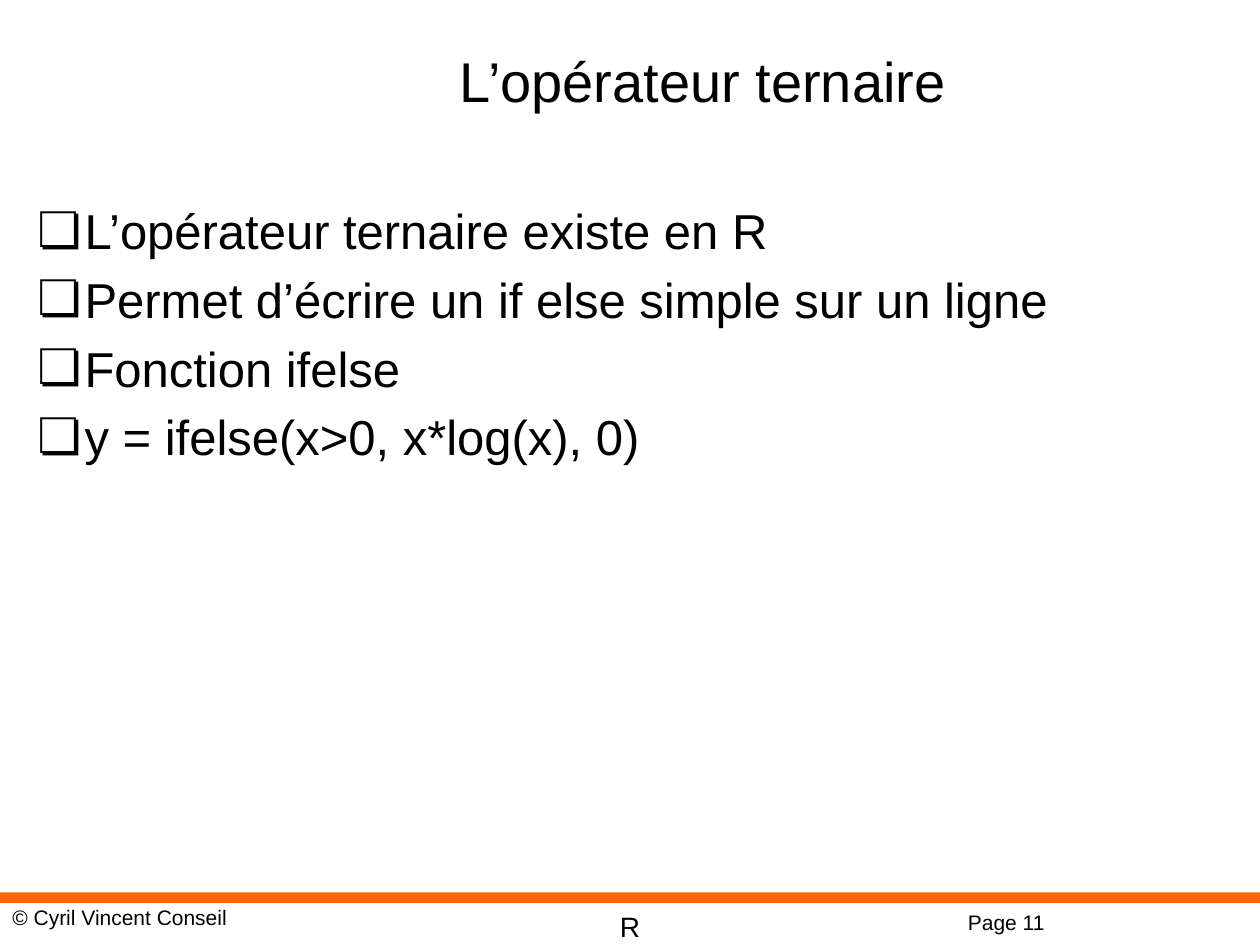
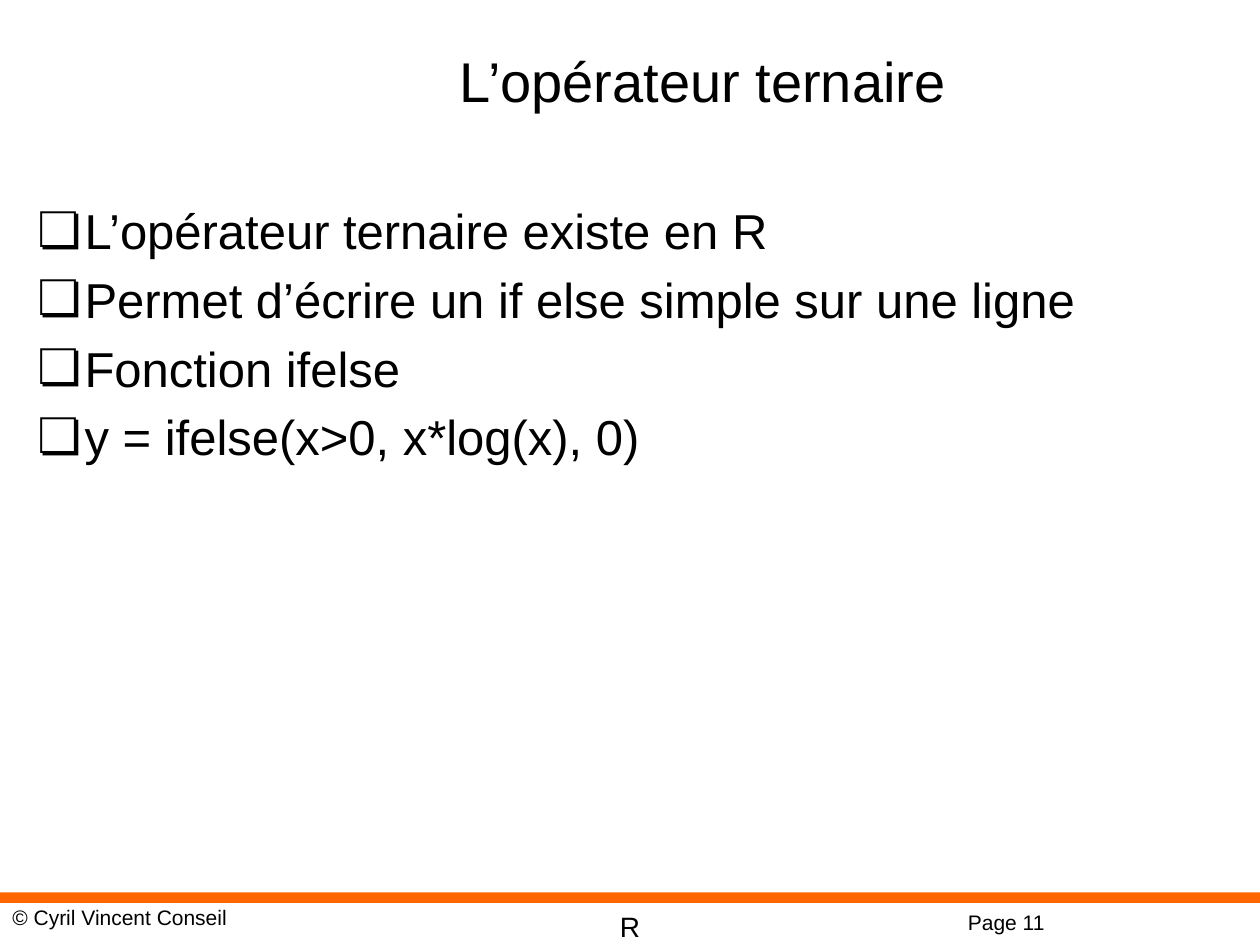
Before and after one commit to cyrilvincent/R, a slide deck: slide 11 of ppt/R-03-Structures.pptx. Drawn at 1260x945 pixels with LibreOffice and Linux fonts; fonts in the diff are those of the drawing; background and template pictures are left out. Boxes give left, top, right and bottom in pixels: in the first picture for what was removed or moved away, otherwise in the second. Text is boxed around its words. In the diff, an @@ line names an element or a change of style, - is before the commit and + after.

```diff
--- a/ppt/R-03-Structures.pptx
+++ b/ppt/R-03-Structures.pptx
@@ text at box(85, 282, 1075, 328): text changed @@
-❏ Permet d’écrire un if else simple sur un ligne
+❏ Permet d’écrire un if else simple sur une ligne
```
Also in this commit, not shown: 1 other slide changed, 24 other files.
